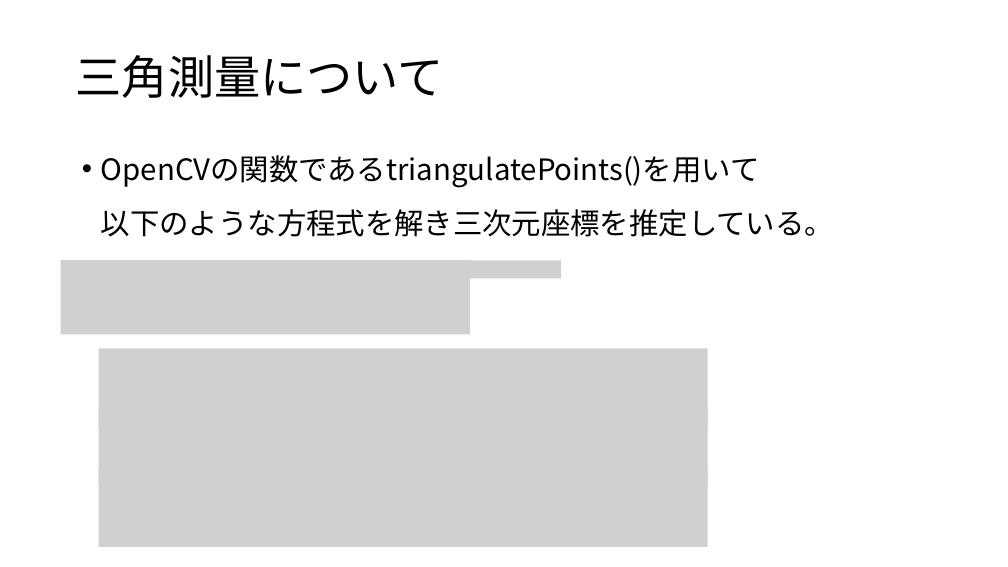
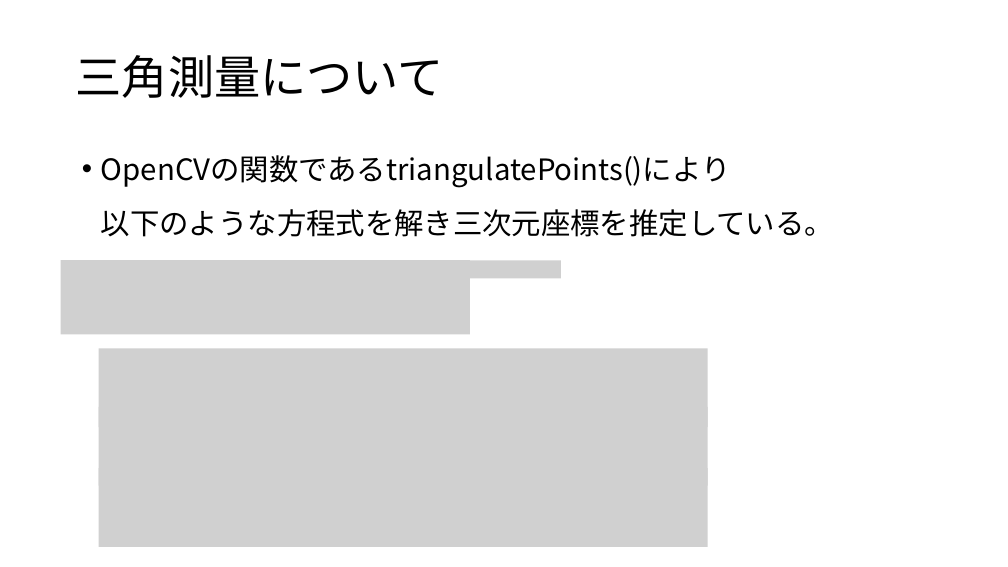
Before and after one commit to hagi711/Graduation-Research, a slide deck: slide 7 of 中間発表.pptx. Drawn at 1008x567 pixels with LibreOffice and Linux fonts; fonts in the diff are those of the drawing; grey boxes stand for pictures. Boxes give left, top, right and bottom in pixels: in the first picture for what was removed or moved away, otherwise in the second. Text is boxed around its words. In the diff, an @@ line names an element or a change of style, - is before the commit and + after.

```diff
--- a/中間発表.pptx
+++ b/中間発表.pptx
@@ text at (101,155,731,188): text changed @@
-• OpenCVの関数であるtriangulatePoints()を用いて
+• OpenCVの関数であるtriangulatePoints()により
```
Also in this commit, not shown: 2 other slides changed.
